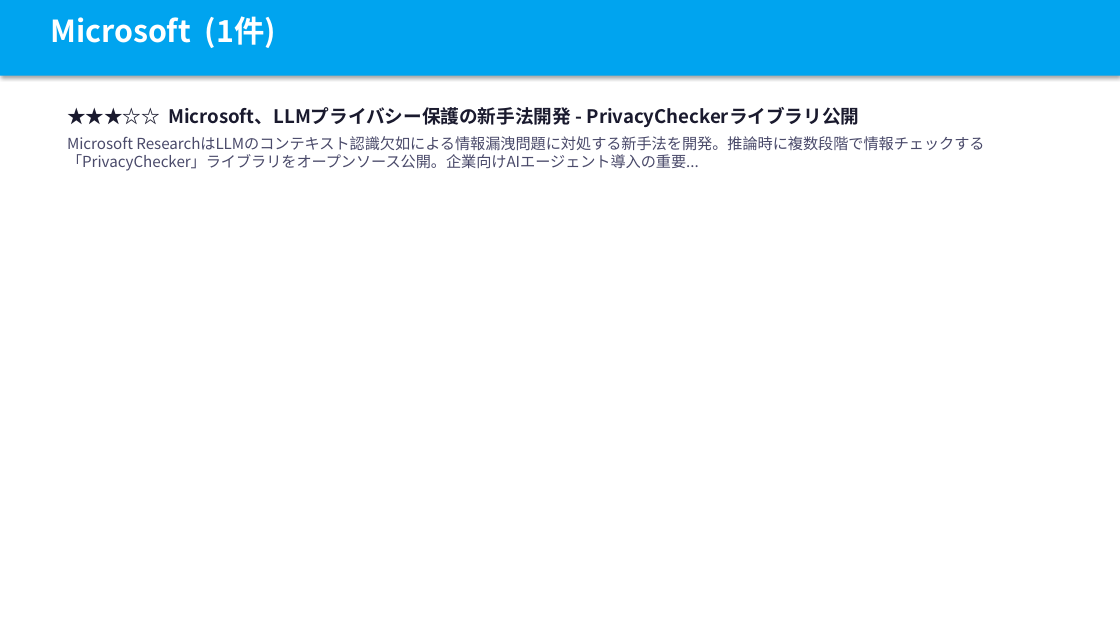
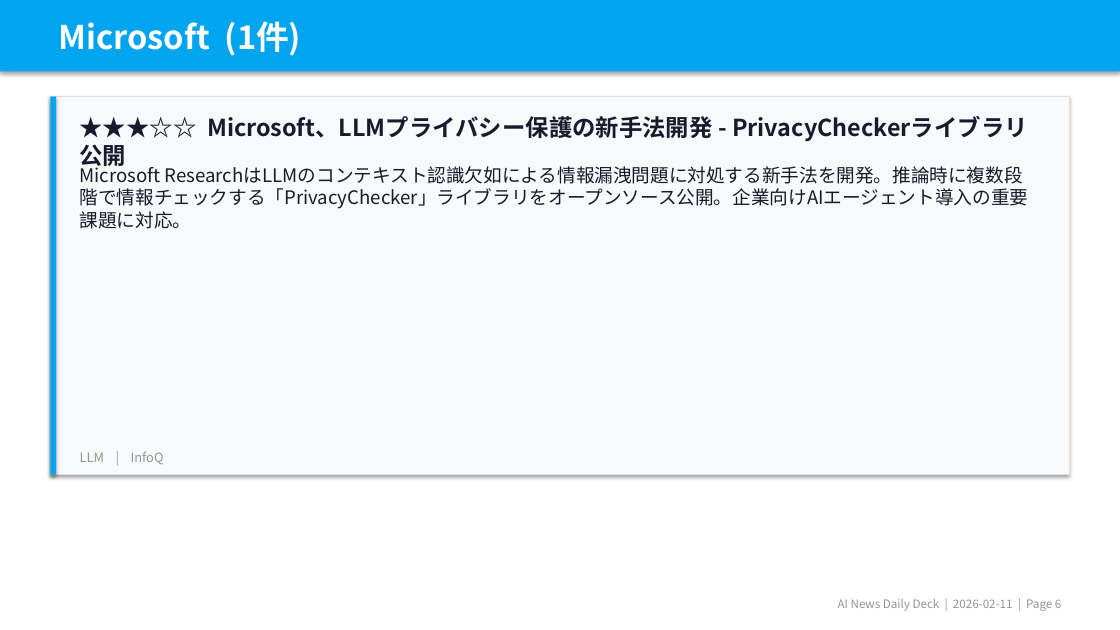
Before and after one commit to chel2311/ai-news-deck-reports, a slide deck: slide 7 of 2026-02-11/report.pptx (slide 6 before the commit). Drawn at 1120x630 pixels with LibreOffice and Linux fonts; fonts in the diff are those of the drawing. Boxes give left, top, right and bottom in pixels: in the first picture for what was removed or moved away, otherwise in the second. Text is boxed around its words. In the diff, an @@ line names an element or a change of style, - is before the commit and + after.

```diff
--- a/2026-02-11/report.pptx
+++ b/2026-02-11/report.pptx
@@ rectangle: place and size @@
-rectangle at bbox=[0, 0, 1120, 76]
+rectangle at bbox=[0, 0, 1120, 71]
@@ text "Microsoft (1件)": place and size @@
-text "Microsoft (1件)" at bbox=[50, 16, 276, 48]
+text "Microsoft (1件)" at bbox=[59, 21, 301, 56]
@@ text "Microsoft (1件)" at bbox=[59, 21, 301, 56]: size 26 to 28 pt @@
@@ rectangle added at bbox=[50, 97, 1070, 475], fill #F8F9FA, outline #E0E0E0 0.5 pt @@
@@ rectangle added at bbox=[50, 97, 56, 475], fill #00A4EF @@
@@ text added at bbox=[207, 116, 713, 138], 20 pt, text #1A1A2E, bold @@
+★★★☆☆ Microsoft、LLMプライバシー保護の新手法開発 - PrivacyCheckerライブラリ公開
@@ text at bbox=[80, 163, 1029, 229]: text changed; size 13 to 16 pt; text colour #4A4A6A to #1A1A2E @@
-★★★☆☆ Microsoft、LLMプライバシー保護の新手法開発 - PrivacyCheckerライブラリ公開
-Microsoft ResearchはLLMのコンテキスト認識欠如による情報漏洩問題に対処する新手法を開発。推論時に複数段階で情報チェックする「PrivacyChecker」ライブラリをオープンソース公開。企業向けAIエージェント導入の重要...
+Microsoft ResearchはLLMのコンテキスト認識欠如による情報漏洩問題に対処する新手法を開発。推論時に複数段階で情報チェックする「PrivacyChecker」ライブラリをオープンソース公開。企業向けAIエージェント導入の重要課題に対応。
@@ text added at bbox=[80, 452, 164, 464], 11 pt, text #959595 @@
+LLM | InfoQ
@@ text added at bbox=[838, 599, 1061, 611], 10 pt, text #959595 @@
+AI News Daily Deck | 2026-02-11 | Page 6
```
Also in this commit, not shown: 9 other slides changed, 6 slides added, 1 slide removed, 7 other files.
